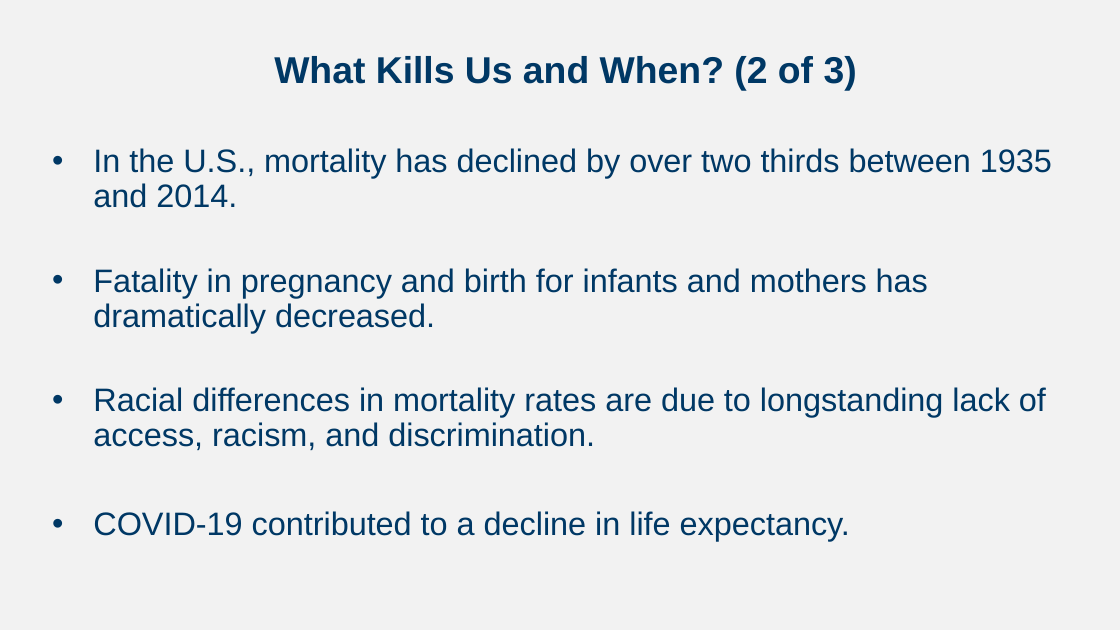
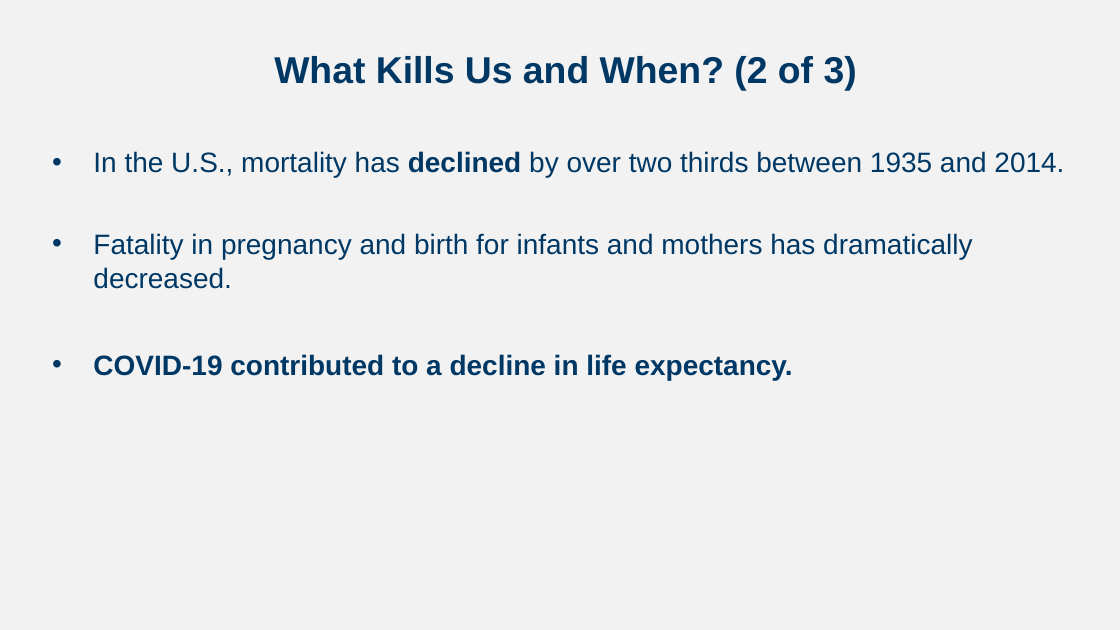
Before and after one commit to npm27/Teaching-Materials, a slide deck: slide 13 of Developmental Spring 24/Slides/Chapter 16.pptx (slide 11 before the commit). Drawn at 1120x630 pixels with LibreOffice and Linux fonts; fonts in the diff are those of the drawing. Boxes give left, top, right and bottom in pixels: in the first picture for what was removed or moved away, otherwise in the second. Text is boxed around its words. In the diff, an @@ line names an element or a change of style, - is before the commit and + after.

```diff
--- a/Developmental Spring 24/Slides/Chapter 16.pptx
+++ b/Developmental Spring 24/Slides/Chapter 16.pptx
@@ text "In the U.S., mortality has ..." at (x1=93, y1=151, x2=1064, y2=380): size 27.8 to 24 pt; bold on in "declined", "COVID-19 contributed to a decline in life ..."; line spacing 0.9 to 1 @@
@@ text at (x1=93, y1=387, x2=1046, y2=450): paragraph removed @@
-• Racial differences in mortality rates are due to longstanding lack of access, racism, and discrimination.
```
Also in this commit, not shown: 10 other slides changed, 8 slides added, 6 slides removed, 16 other files.
